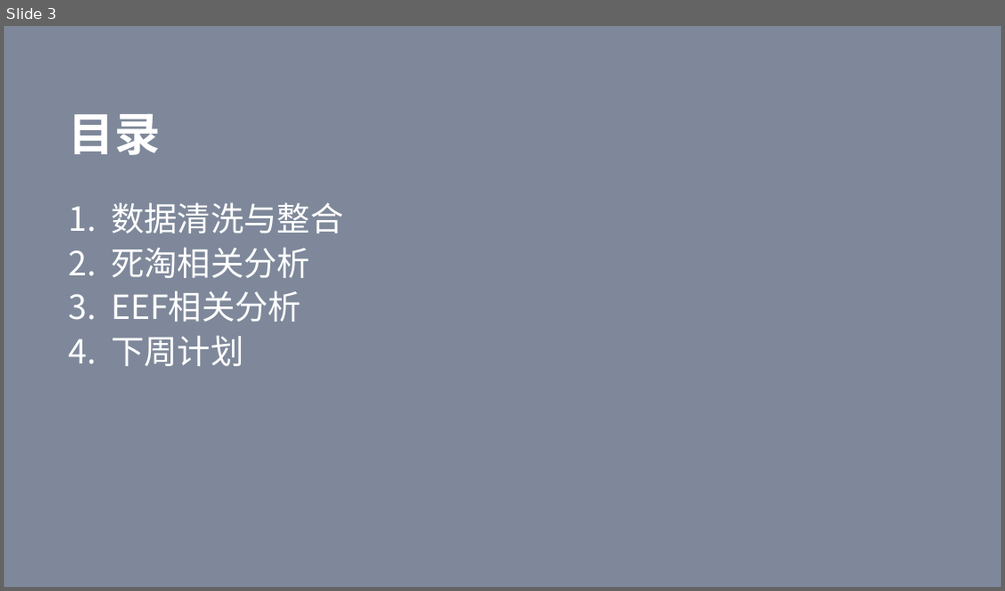
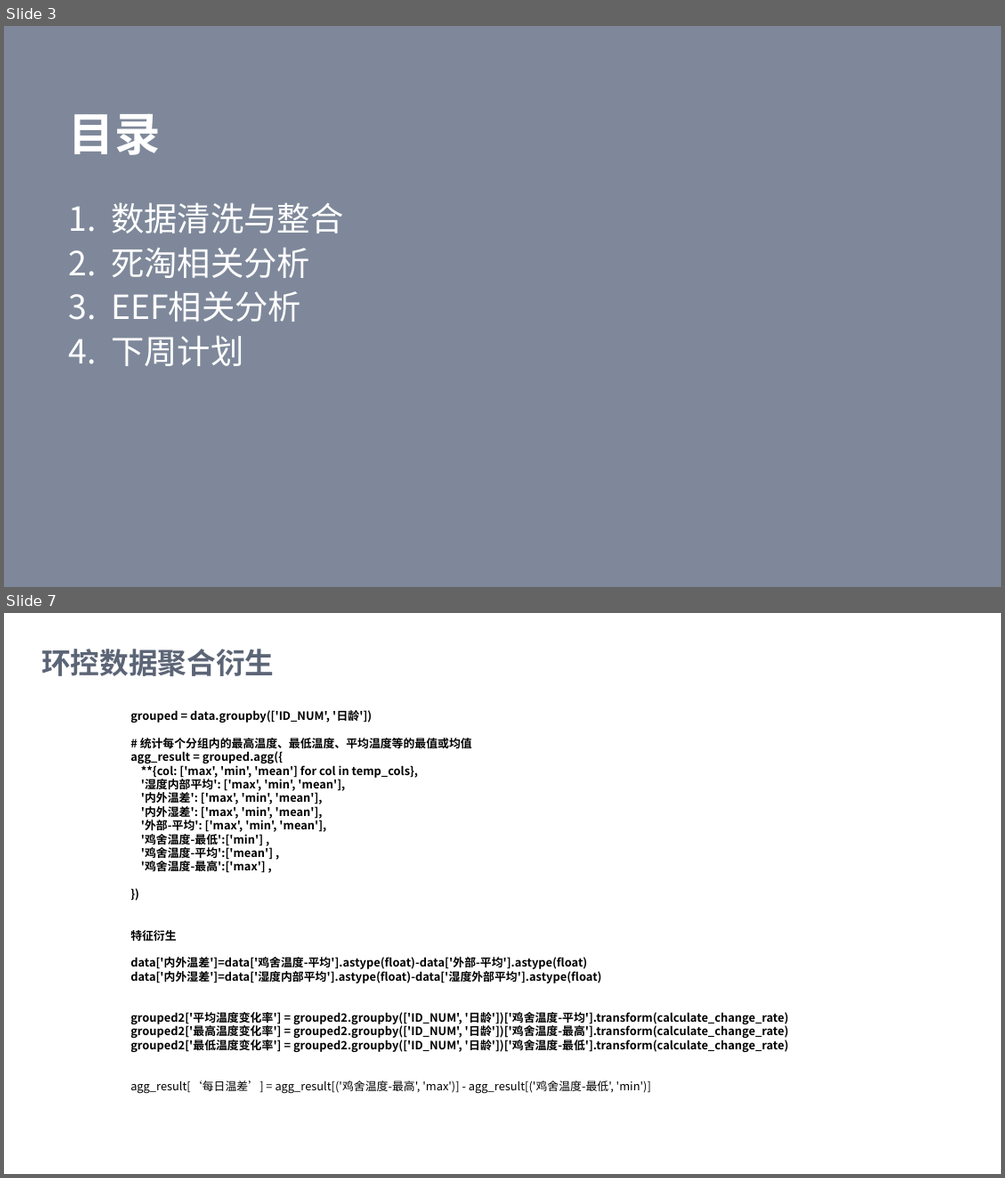
Before and after one commit to xiaoyanyan0/chickenfarming, a slide deck: 阶段性结论/week 0516v0.1.pptx. Shown one above the other, each under a label of ours: slide 3 before the commit, slides 3 and 7 after it; the slides between them are not shown. The pictures are 1005x591 and 1005x1178 pixels, drawn with LibreOffice and Linux fonts; fonts in the diff are those of the drawing. Boxes give left, top, right and bottom in pixels: in the first picture for what was removed or moved away, otherwise in the second. Text is boxed around its words. In the diff, an @@ line names an element or a change of style, - is before the commit and + after.

```diff
--- a/阶段性结论/week 0516v0.1.pptx
+++ b/阶段性结论/week 0516v0.1.pptx
@@ slide 7 added at bbox=[4, 613, 1001, 1174], background #FFFFFF @@
@@ text added at bbox=[41, 649, 274, 676], 28 pt, text #5C6576, bold @@
+环控数据聚合衍生
@@ text added at bbox=[130, 710, 789, 1094], 11 pt, text #000000, bold @@
+grouped = data.groupby(['ID_NUM', '日龄'])
+# 统计每个分组内的最高温度、最低温度、平均温度等的最值或均值
+agg_result = grouped.agg({
+**{col: ['max', 'min', 'mean'] for col in temp_cols},
+'湿度内部平均': ['max', 'min', 'mean'],
+'内外温差': ['max', 'min', 'mean'],
+'内外湿差': ['max', 'min', 'mean'],
+'外部-平均': ['max', 'min', 'mean'],
+'鸡舍温度-最低':['min'] ,
+'鸡舍温度-平均':['mean'] ,
+'鸡舍温度-最高':['max'] ,
+})
+特征衍生
+data['内外温差']=data['鸡舍温度-平均'].astype(float)-data['外部-平均'].astype(float)
+data['内外湿差']=data['湿度内部平均'].astype(float)-data['湿度外部平均'].astype(float)
+grouped2['平均温度变化率'] = grouped2.groupby(['ID_NUM', '日龄'])['鸡舍温度-平均'].transform(calculate_change_rate)
+grouped2['最高温度变化率'] = grouped2.groupby(['ID_NUM', '日龄'])['鸡舍温度-最高'].transform(calculate_change_rate)
+grouped2['最低温度变化率'] = grouped2.groupby(['ID_NUM', '日龄'])['鸡舍温度-最低'].transform(calculate_change_rate)
+agg_result[‘每日温差’] = agg_result[('鸡舍温度-最高', 'max')] - agg_result[('鸡舍温度-最低', 'min')]
```
Also in this commit, not shown: 1 slide changed, 9 other slides added, 9 slides removed, 13 other files.
